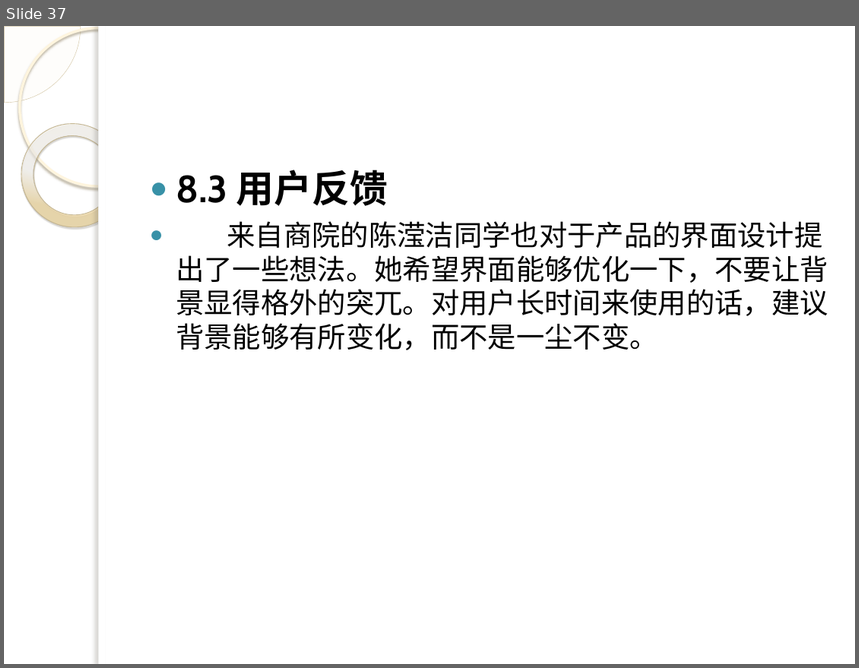
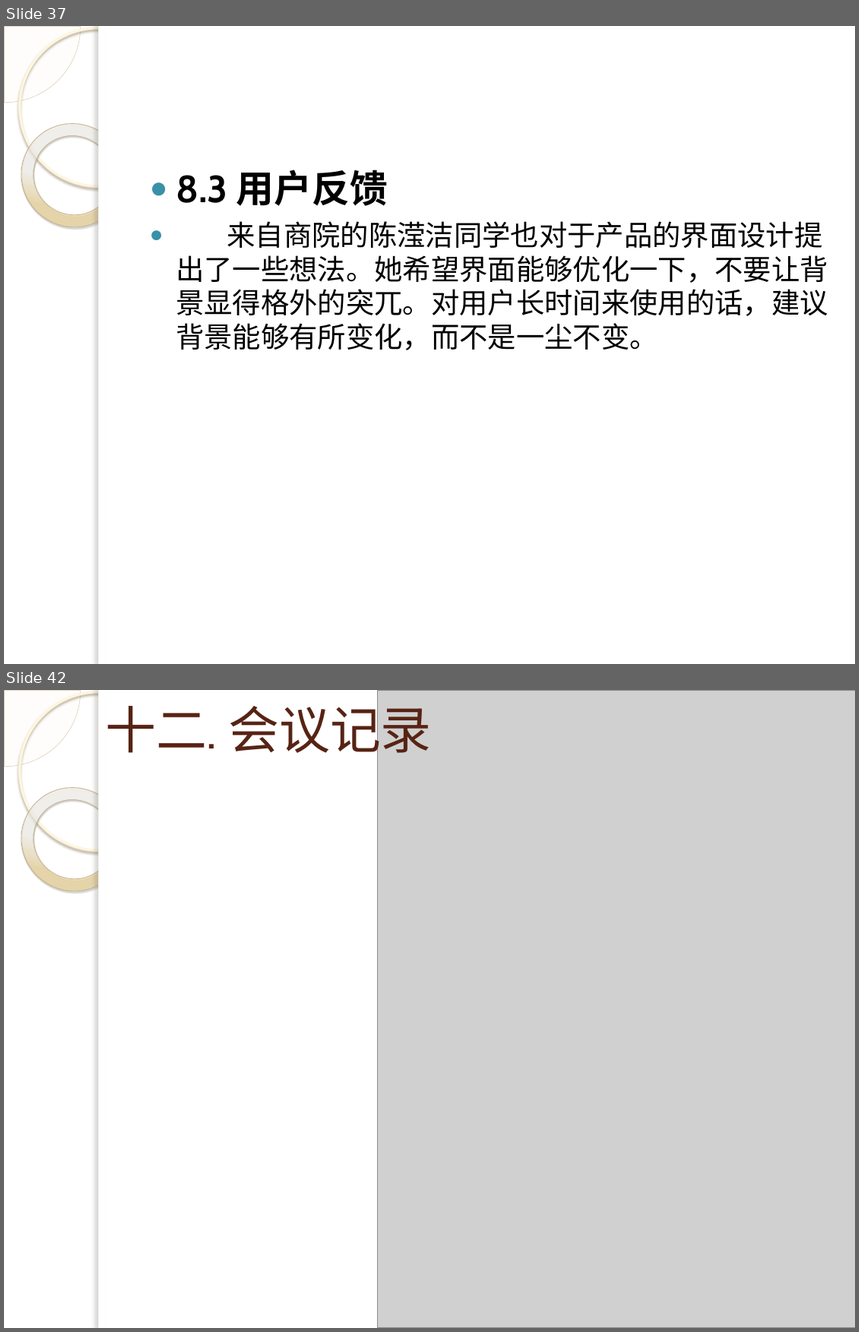
Before and after one commit to 3d-fishing/3D-app, a slide deck: 需求分析.pptx. Shown one above the other, each under a label of ours: slide 37 before the commit, slides 37 and 42 after it; the slides between them are not shown. The pictures are 859x668 and 859x1332 pixels, drawn with LibreOffice and Linux fonts; fonts in the diff are those of the drawing; grey boxes stand for pictures; background and template pictures are left out. Boxes give left, top, right and bottom in pixels: in the first picture for what was removed or moved away, otherwise in the second. Text is boxed around its words. In the diff, an @@ line names an element or a change of style, - is before the commit and + after.

```diff
--- a/需求分析.pptx
+++ b/需求分析.pptx
@@ slide 42 added at [4,690,855,1328], background picture (left out); not listed: 5 template elements that a slide beside it also shows @@
@@ title added at [105,697,432,761], 43 pt, text #572314 @@
+十二. 会议记录
@@ picture added at [378,690,855,1328] @@
```
Also in this commit, not shown: 26 slides changed, 1 other file.
